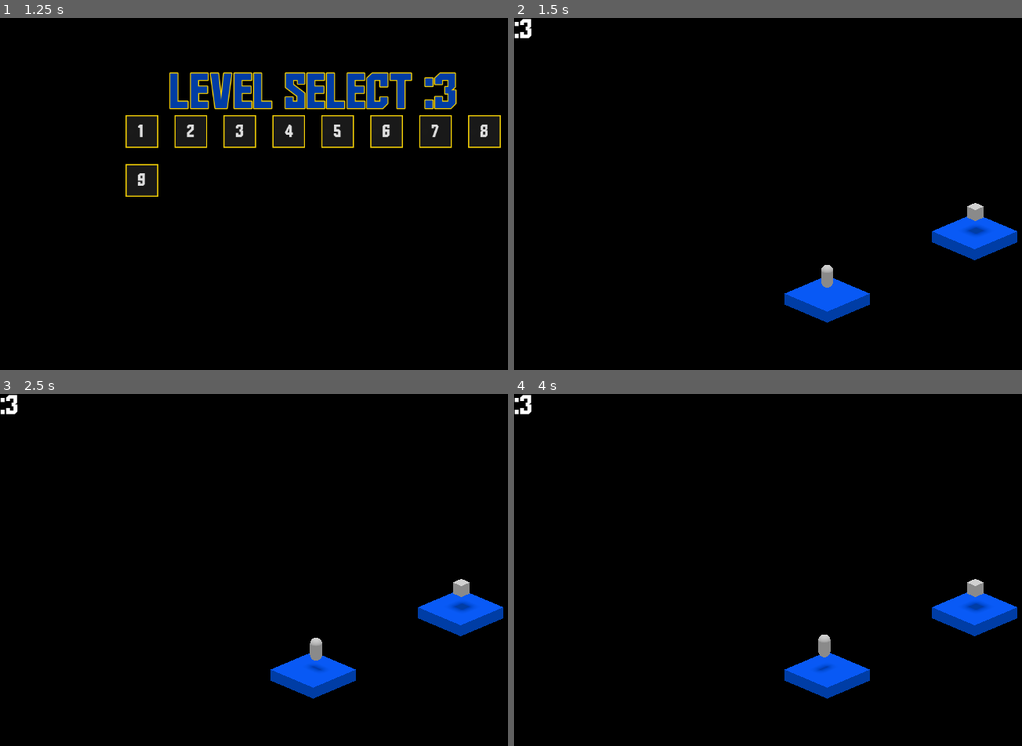
Above: before the commit, frames 1-4 (two rows, left to right).
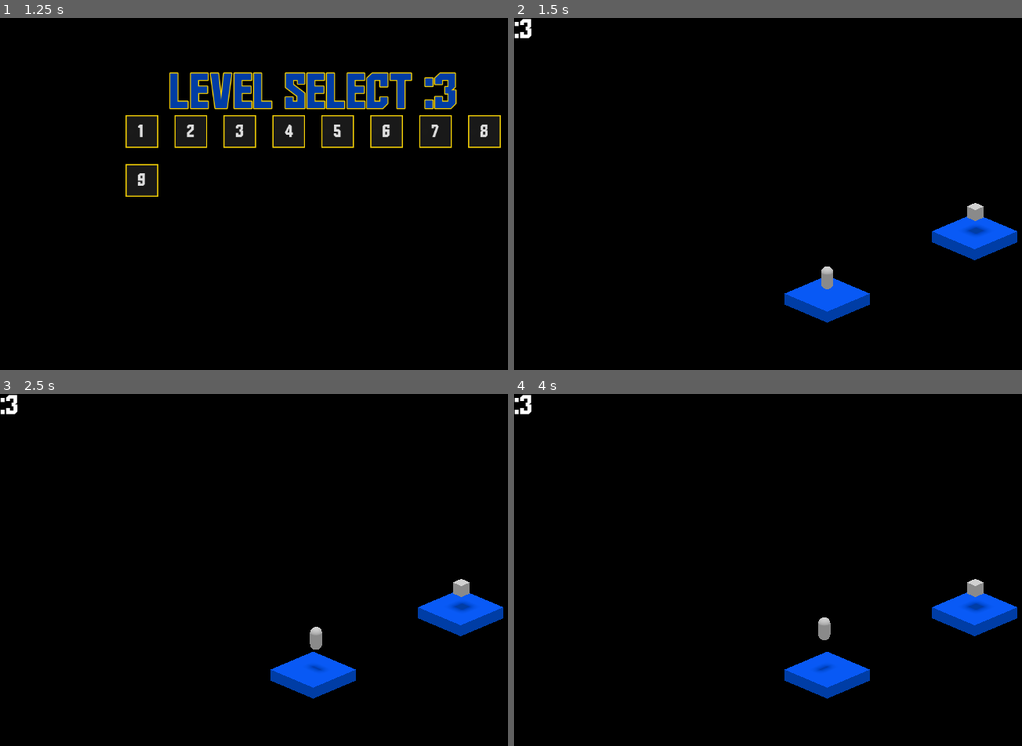
Above: after the commit, the same moments.

Repository: xelphyr/khrome
Game: Godot game, scene res://scenes/game.tscn
Two runs of this game, one before a commit and one after it. Both use one fixed random seed, a clock stepped at 60 frames per second and the inputs below.
Inputs:
- Up to frame 1 (1.25 s): click "PLAY" at 0.5 s
- Up to frame 2 (1.5 s): click "1" at 1.25 s
- Up to frame 3 (2.5 s): tap Enter at 2 s; tap W (move_x+) at 2.1 s; tap Space (jump) at 2.27 s
- Up to frame 4 (4 s): tap S (move_x-) at 2.85 s; tap Space (jump) at 3.02, 3.5 s; tap A (move_z+) at 3.6 s

Frame 1 is identical in both runs. In frame 2, less than 0.1% of the frame differs, in the area x 60-63%, y 70-78%; in frame 3, 0.2%; in frame 4, 0.3%, in the area x 59-63%, y 63-75%.

Commit message:
Setup level handling, among a few other things

Diff:
--- a/project.godot
+++ b/project.godot
@@ -27,6 +27,12 @@
 [editor_plugins]
 
 enabled=PackedStringArray("res://addons/godot_super-wakatime/plugin.cfg")
+
+[global_group]
+
+Player="Player"
+UIManager=""
+LevelManager=""
 
 [gui]
 
@@ -64,3 +70,7 @@
 "events": [Object(InputEventKey,"resource_local_to_scene":false,"resource_name":"","device":-1,"window_id":0,"alt_press …(192 unchanged characters)…
 ]
 }
+
+[physics]
+
+3d/default_gravity=19.6
--- a/scenes/game.tscn
+++ b/scenes/game.tscn
@@ -1,7 +1,17 @@
-[gd_scene load_steps=2 format=3 uid="uid://cf7lm2tagexth"]
+[gd_scene load_steps=5 format=3 uid="uid://cf7lm2tagexth"]
 
 [ext_resource type="PackedScene" uid="uid://kg2op7xdq4ut" path="res://scenes/ui_manager.tscn" id="1_uwrxv"]
+[ext_resource type="Script" uid="uid://b4n7dgs7x13qs" path="res://scripts/level_manager.gd" id="2_yqjtg"]
+[ext_resource type="PackedScene" uid="uid://bynl54fhlontd" path="res://scenes/levels/1.tscn" id="3_lbhrr"]
+[ext_resource type="PackedScene" uid="uid://bo5lq3e3doqav" path="res://scenes/levels/2.tscn" id="4_iywne"]
 
 [node name="Game" type="Node"]
 
-[node name="UIManager" parent="." instance=ExtResource("1_uwrxv")]
+[node name="UIManager" parent="." groups=["UIManager"] instance=ExtResource("1_uwrxv")]
+
+[node name="LevelManager" type="Node" parent="." groups=["LevelManager"]]
+script = ExtResource("2_yqjtg")
+levels = Dictionary[int, PackedScene]({
+1: ExtResource("3_lbhrr"),
+2: ExtResource("4_iywne")
+})
--- a/scenes/levels/1.tscn
+++ b/scenes/levels/1.tscn
@@ -1,5 +1,6 @@
-[gd_scene load_steps=8 format=3 uid="uid://bynl54fhlontd"]
+[gd_scene load_steps=9 format=3 uid="uid://bynl54fhlontd"]
 
+[ext_resource type="Script" uid="uid://br0go3fcmqk2" path="res://scripts/level.gd" id="1_kpjit"]
 [ext_resource type="PackedScene" uid="uid://cyuro6ku8uypl" path="res://scenes/player.tscn" id="1_yqjtg"]
 [ext_resource type="PackedScene" uid="uid://d2jig0u58ncbr" path="res://scenes/obstacles/platform_blue.tscn" id="2_lnu2h"]
 [ext_resource type="PackedScene" uid="uid://butyikmac32bn" path="res://scenes/camera.tscn" id="3_iywne"]
@@ -12,7 +13,10 @@
 ambient_light_source = 2
 ambient_light_color = Color(1, 1, 1, 1)
 
-[node name="1" type="Node3D"]
+[node name="1" type="Node3D" node_paths=PackedStringArray("level_finish")]
+script = ExtResource("1_kpjit")
+level_finish = NodePath("LevelFinish")
+level_idx = 1
 
 [node name="Player" parent="." instance=ExtResource("1_yqjtg")]
 
--- /dev/null
+++ b/scenes/levels/2.tscn
@@ -0,0 +1,45 @@
+[gd_scene load_steps=9 format=3 uid="uid://bo5lq3e3doqav"]
+
+[ext_resource type="Script" uid="uid://br0go3fcmqk2" path="res://scripts/level.gd" id="1_souht"]
+[ext_resource type="PackedScene" uid="uid://cyuro6ku8uypl" path="res://scenes/player.tscn" id="2_wk5vn"]
+[ext_resource type="PackedScene" uid="uid://d2jig0u58ncbr" path="res://scenes/obstacles/platform_blue.tscn" id="3_kt1qv"]
+[ext_resource type="PackedScene" uid="uid://butyikmac32bn" path="res://scenes/camera.tscn" id="4_fnalb"]
+[ext_resource type="Script" uid="uid://bqg1phvs0djqm" path="res://scripts/camera.gd" id="5_sipdq"]
+[ext_resource type="PackedScene" uid="uid://21qdq5puygj" path="res://scenes/obstacles/platform_gold.tscn" id="6_ci58i"]
+[ext_resource type="PackedScene" uid="uid://dq3hcjehob3s" path="res://scenes/level_finish.tscn" id="7_hakhg"]
+
+[sub_resource type="Environment" id="Environment_0absb"]
+background_mode = 1
+ambient_light_source = 2
+ambient_light_color = Color(1, 1, 1, 1)
+
+[node name="2" type="Node3D" node_paths=PackedStringArray("level_finish")]
+script = ExtResource("1_souht")
+level_finish = NodePath("LevelFinish")
+level_idx = 2
+
+[node name="Player" parent="." instance=ExtResource("2_wk5vn")]
+
+[node name="PlatformBlue" parent="." instance=ExtResource("3_kt1qv")]
+transform = Transform3D(1, 0, 0, 0, 1, 0, 0, 0, 1, 0, -2.2451253, 0)
+
+[node name="PlatformBlue2" parent="." instance=ExtResource("3_kt1qv")]
+transform = Transform3D(1, 0, 0, 0, 1, 0, 0, 0, 1, 0, 1.1743646, -8.781528)
+
+[node name="Camera3D" parent="." instance=ExtResource("4_fnalb")]
+transform = Transform3D(0.7071067, -0.2988362, 0.64085627, 0, 0.9063077, 0.42261824, -0.7071067, -0.2988362, 0.64085627, 50, 40.333, 50)
+cull_mask = 1047553
+environment = SubResource("Environment_0absb")
+script = ExtResource("5_sipdq")
+
+[node name="Sun" type="DirectionalLight3D" parent="."]
+transform = Transform3D(1, 0, 0, 0, -4.371139e-08, 1, 0, -1, -4.371139e-08, 0, 156.8921, 0)
+layers = 3
+light_energy = 0.2
+shadow_enabled = true
+
+[node name="PlatformGold" parent="." instance=ExtResource("6_ci58i")]
+transform = Transform3D(1, 0, 0, 0, 1, 0, 0, 0, 1, 0, -2.245, -8.727)
+
+[node name="LevelFinish" parent="." instance=ExtResource("7_hakhg")]
+transform = Transform3D(1, 0, 0, 0, 1, 0, 0, 0, 1, 0, 3.4193645, -8.858879)
--- a/scenes/player.tscn
+++ b/scenes/player.tscn
@@ -6,7 +6,7 @@
 
 [sub_resource type="CapsuleMesh" id="CapsuleMesh_3vyb7"]
 
-[node name="Player" type="CharacterBody3D"]
+[node name="Player" type="CharacterBody3D" groups=["Player"]]
 script = ExtResource("1_3vyb7")
 
 [node name="CollisionShape3D" type="CollisionShape3D" parent="."]
--- a/scenes/ui/game.tscn
+++ b/scenes/ui/game.tscn
@@ -1,4 +1,9 @@
-[gd_scene format=3 uid="uid://di1ph75gpn1l"]
+[gd_scene load_steps=3 format=3 uid="uid://di1ph75gpn1l"]
+
+[ext_resource type="Script" uid="uid://bgrps1r5juetx" path="res://scripts/game_ui_handler.gd" id="1_21b1b"]
+
+[sub_resource type="StyleBoxFlat" id="StyleBoxFlat_nbrst"]
+bg_color = Color(0, 0, 0, 1)
 
 [node name="GameMenu" type="Control"]
 layout_mode = 3
@@ -7,6 +12,7 @@
 anchor_bottom = 1.0
 grow_horizontal = 2
 grow_vertical = 2
+script = ExtResource("1_21b1b")
 
 [node name="Label" type="Label" parent="."]
 layout_mode = 0
@@ -14,3 +20,13 @@
 offset_bottom = 14.0
 theme_override_font_sizes/font_size = 50
 text = ":3"
+
+[node name="Panel" type="Panel" parent="."]
+modulate = Color(1, 1, 1, 0)
+layout_mode = 1
+anchors_preset = 15
+anchor_right = 1.0
+anchor_bottom = 1.0
+grow_horizontal = 2
+grow_vertical = 2
+theme_override_styles/panel = SubResource("StyleBoxFlat_nbrst")
--- a/scripts/event_bus.gd
+++ b/scripts/event_bus.gd
@@ -2,6 +2,14 @@
 
 signal play
 signal level_selected(level: int)
+signal load_level(level: int)
+
+signal level_complete(level: int)
 
 ## Gameplay: Switch between the blue and gold states.
 signal switch_to(state: int)
+
+signal gameui_fadein_start()
+signal gameui_fadein_end()
+signal gameui_fadeout_start()
+signal gameui_fadeout_end()
--- a/scripts/game_manager.gd
+++ b/scripts/game_manager.gd
@@ -1,18 +1,33 @@
 extends Node
 
-@export var curr_state : int = 1
-@export var levels : Dictionary[int, PackedScene] = {
-	1: preload("res://scenes/levels/1.tscn")
-}
+var curr_state : int = 1
+var curr_level : int = -1
 
 func _ready() -> void:
-	EventBus.level_selected.connect(_load_level)
+	EventBus.level_selected.connect(_on_level_selected)
+	EventBus.level_complete.connect(_on_level_complete)
+
+	EventBus.gameui_fadein_end.connect(_on_gameui_fadein_end)
+	EventBus.gameui_fadeout_end.connect(_on_gameui_fadeout_end)
+
+func _on_level_selected(level: int):
+	curr_level = level
+	EventBus.load_level.emit(level)
+
+
+func _on_level_complete():
+	curr_level += 1
+	EventBus.gameui_fadein_start.emit()
+
+func _on_gameui_fadein_end():
+	EventBus.load_level.emit(curr_level)
+	EventBus.gameui_fadeout_start.emit()
+
+func _on_gameui_fadeout_end():
+	pass
+
 
 func _process(_delta: float) -> void:
 	if Input.is_action_just_pressed("switch"):
 		curr_state = (curr_state)%2+1
 		EventBus.switch_to.emit(curr_state)
-
-func _load_level(level: int):
-	var loaded_level = levels[level].instantiate()
-	get_tree().current_scene.call_deferred("add_child", loaded_level)
--- /dev/null
+++ b/scripts/game_ui_handler.gd
@@ -0,0 +1,34 @@
+extends Control
+class_name GameUIHandler
+
+const fade_time : float = 1
+var cooldown : float = 0
+
+enum State {DEFAULT, FADEIN, FADEOUT}
+var curr_state = State.DEFAULT
+
+# Called when the node enters the scene tree for the first time.
+func _ready() -> void:
+	EventBus.gameui_fadein_start.connect(func(): curr_state = State.FADEIN)
+	EventBus.gameui_fadeout_start.connect(func(): curr_state = State.FADEOUT)
+
+
+
+# Called every frame. 'delta' is the elapsed time since the previous frame.
+func _process(delta: float) -> void:
+	if curr_state == State.FADEIN:
+		$Panel.modulate.a = lerpf(0.0, 1.0, cooldown/fade_time)
+		cooldown += delta
+		if cooldown >= fade_time:
+			$Panel.modulate.a = 1.0
+			cooldown = 0
+			curr_state = State.DEFAULT
+			EventBus.gameui_fadein_end.emit()
+	if curr_state == State.FADEOUT:
+		$Panel.modulate.a = lerpf(1.0, 0.0, cooldown/fade_time)
+		cooldown += delta
+		if cooldown >= fade_time:
+			$Panel.modulate.a = 0.0
+			cooldown = 0
+			curr_state = State.DEFAULT
+			EventBus.gameui_fadeout_end.emit()
--- /dev/null
+++ b/scripts/level.gd
@@ -0,0 +1,26 @@
+extends Node3D
+class_name Level
+
+@export var level_finish : Area3D
+@export var level_idx : int
+
+# Called when the node enters the scene tree for the first time.
+func _ready() -> void:
+	if not level_finish:
+		print("LevelFinish not setup for this level! Set it up before using this level.")
+	else:
+		level_finish.body_entered.connect(_on_level_finish_body_entered)
+
+func _on_level_finish_body_entered(body: Node3D):
+	print("Body entered")
+	if body.is_in_group(&"Player"):
+		_level_end()
+
+func _level_end():
+	print("Body is player, ending level")
+	EventBus.level_complete.emit()
+
+
+# Called every frame. 'delta' is the elapsed time since the previous frame.
+func _process(delta: float) -> void:
+	pass
--- /dev/null
+++ b/scripts/level_manager.gd
@@ -0,0 +1,17 @@
+extends Node
+class_name LevelManager
+
+@export var levels : Dictionary[int, PackedScene] = {
+	1: preload("res://scenes/levels/1.tscn")
+}
+
+# Called when the node enters the scene tree for the first time.
+func _ready() -> void:
+	EventBus.load_level.connect(_load_level)
+
+
+func _load_level(level: int) -> void:
+	for child in get_children():
+		child.queue_free()
+	var loaded_level = levels[level].instantiate()
+	call_deferred("add_child", loaded_level)
--- a/scripts/player.gd
+++ b/scripts/player.gd
@@ -2,7 +2,7 @@
 
 
 const SPEED = 5.0
-const JUMP_VELOCITY = 4.5
+const JUMP_VELOCITY = 10
 
 func _ready() -> void:
 	EventBus.switch_to.connect(change_collision_layer)
Not shown, added: scripts/game_ui_handler.gd.uid
Not shown, added: scripts/level.gd.uid
Not shown, added: scripts/level_manager.gd.uid
